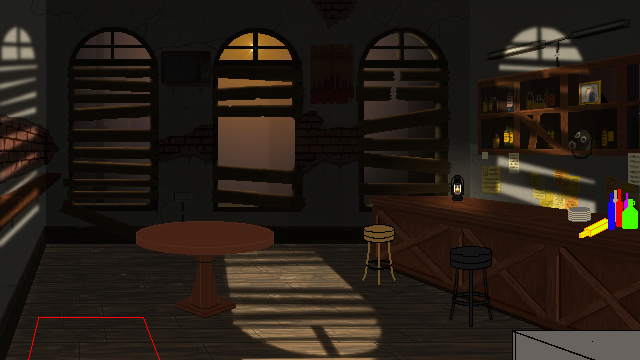
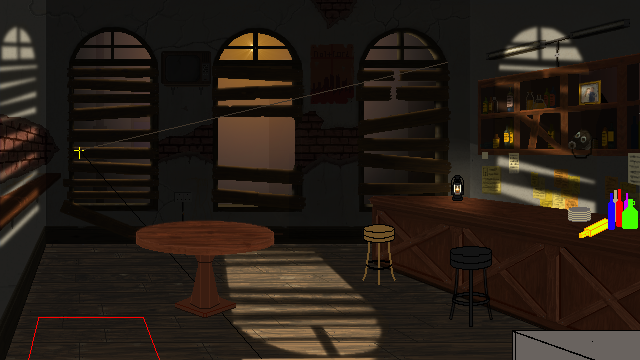
Layered file, before and after one edit (640 x 360). Changes by layer:
added group "Layer Group" with 2 layers above "Stools" over [79, 150, 283, 318]
"tableshadow": opacity 42% → 31%, moved it into group "Layer Group" over [136, 221, 274, 318]
moved "tables" into group "Layer Group", painted on it over [79, 150, 283, 318]
showed group "Guides" (4 layers) over [74, 62, 448, 359]
showed "vanishing" over [74, 62, 448, 359]
